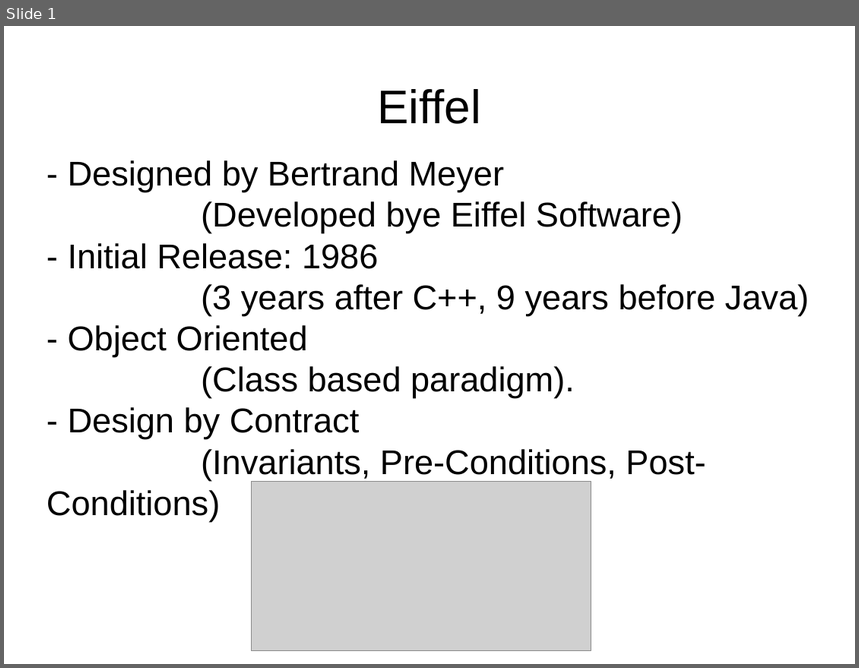
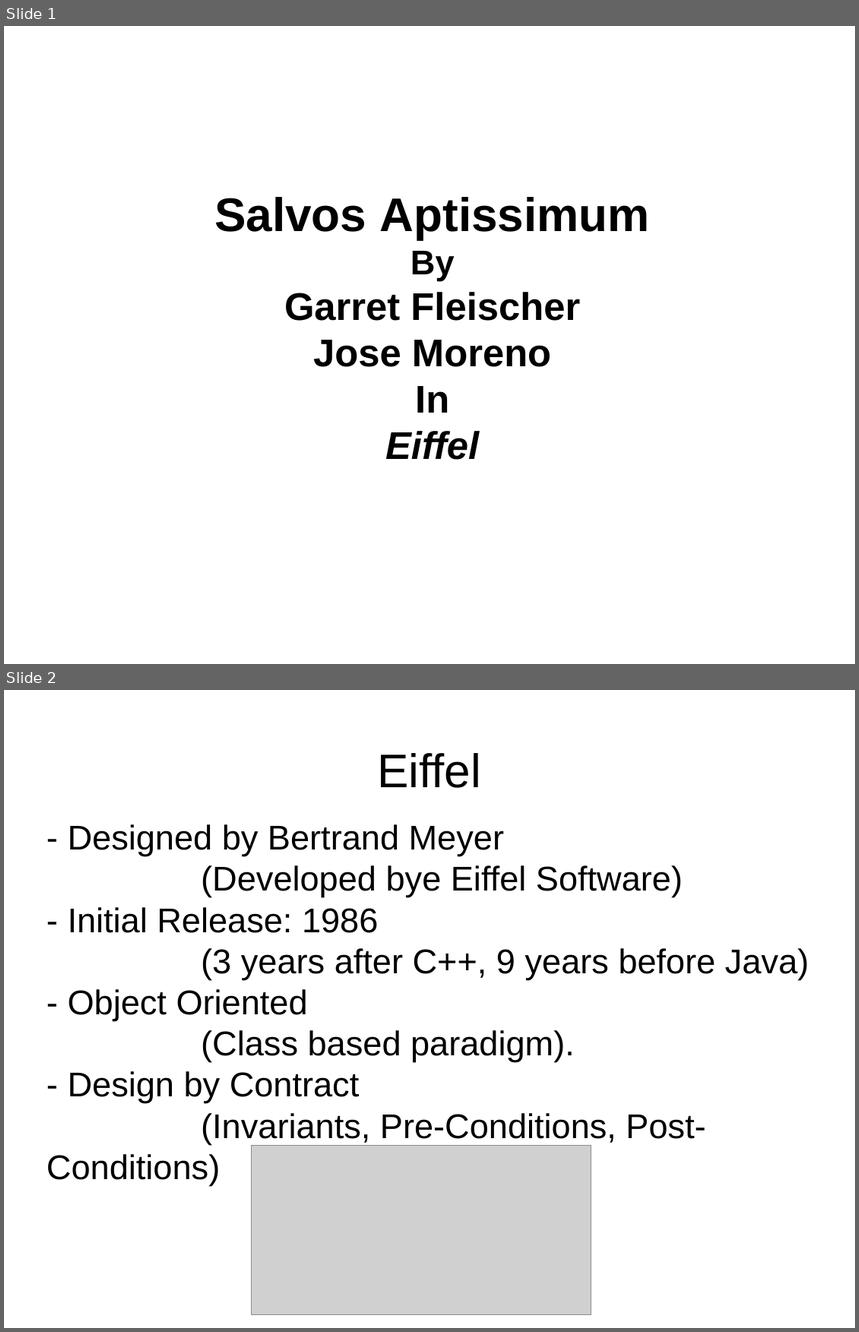
Before and after one commit to GarrettFleischer/SalvosAptissimum, a slide deck: Documentation/Eiffel Presentation.odp. Shown one above the other, each under a label of ours: slide 1 before the commit, slides 1 and 2 after it. The pictures are 859x668 and 859x1332 pixels, drawn with LibreOffice and Linux fonts; fonts in the diff are those of the drawing; grey boxes stand for pictures. Boxes give left, top, right and bottom in pixels: in the first picture for what was removed or moved away, otherwise in the second. Text is boxed around its words. In the diff, an @@ line names an element or a change of style, - is before the commit and + after.

Commit message:
updating eiffel presentation
stuff added

```diff
--- a/Documentation/Eiffel Presentation.odp
+++ b/Documentation/Eiffel Presentation.odp
@@ slide 1 added at [4,26,855,664], background #FFFFFF @@
@@ text added at [215,197,650,460], 36 pt, text #000000, bold @@
+Salvos Aptissimum
+By
+Garret Fleischer
+Jose Moreno
+In
+Eiffel
@@ what was slide 1 is now slide 2 @@
```
Also in this commit, not shown: 1 slide changed, 1 other slide added, 1 slide removed.
